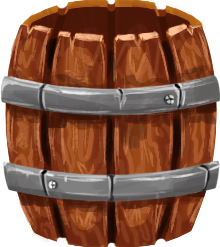
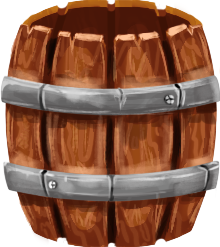
Layer changes from the first 220×247 image to the second:
added group "Group 8" with 2 layers above "Layer 17" over (3, 62, 220, 197)
added layer "Layer 19" in group "Group 8" over (7, 62, 220, 175)
added layer "Layer 18" in group "Group 8" over (3, 74, 220, 197)
